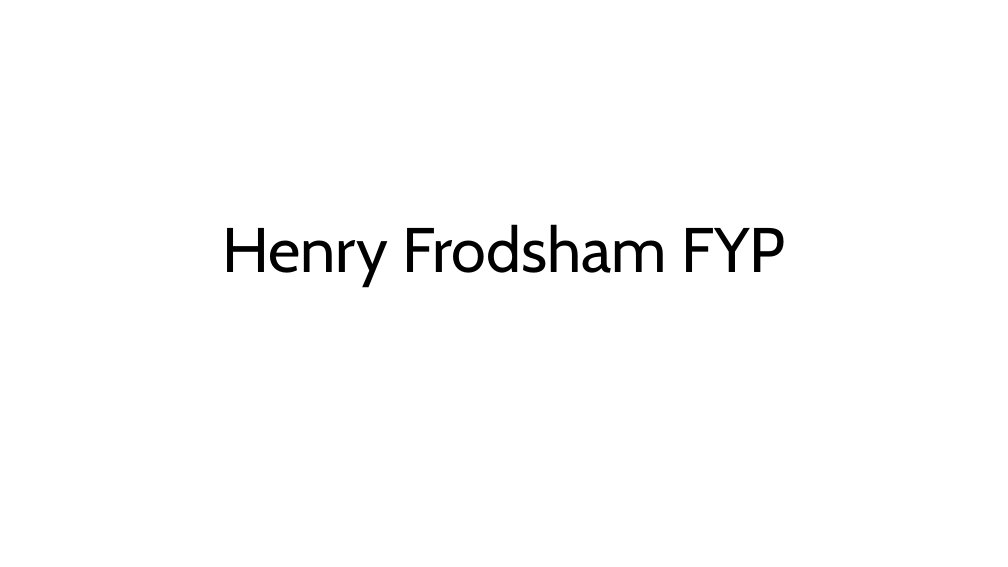
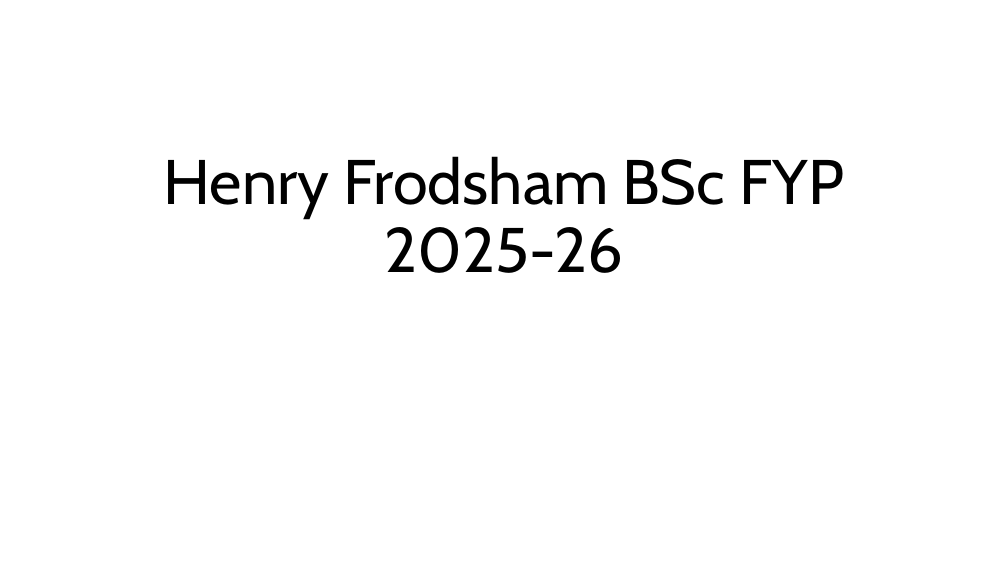
Before and after one commit to Henry-Frodsham/RTS-LCM-Game, a slide deck: slide 1 of documents/Henry Frodsham FYP.pptx. Drawn at 1008x567 pixels with LibreOffice and Linux fonts; fonts in the diff are those of the drawing. Boxes give left, top, right and bottom in pixels: in the first picture for what was removed or moved away, otherwise in the second. Text is boxed around its words. In the diff, an @@ line names an element or a change of style, - is before the commit and + after.

```diff
--- a/documents/Henry Frodsham FYP.pptx
+++ b/documents/Henry Frodsham FYP.pptx
@@ title at (x1=164, y1=156, x2=845, y2=273): text changed @@
-Henry Frodsham FYP
+Henry Frodsham BSc FYP 2025-26
```
Also in this commit, not shown: 2 other slides changed, 8 slides added, 4 slides removed, 12 other files.
